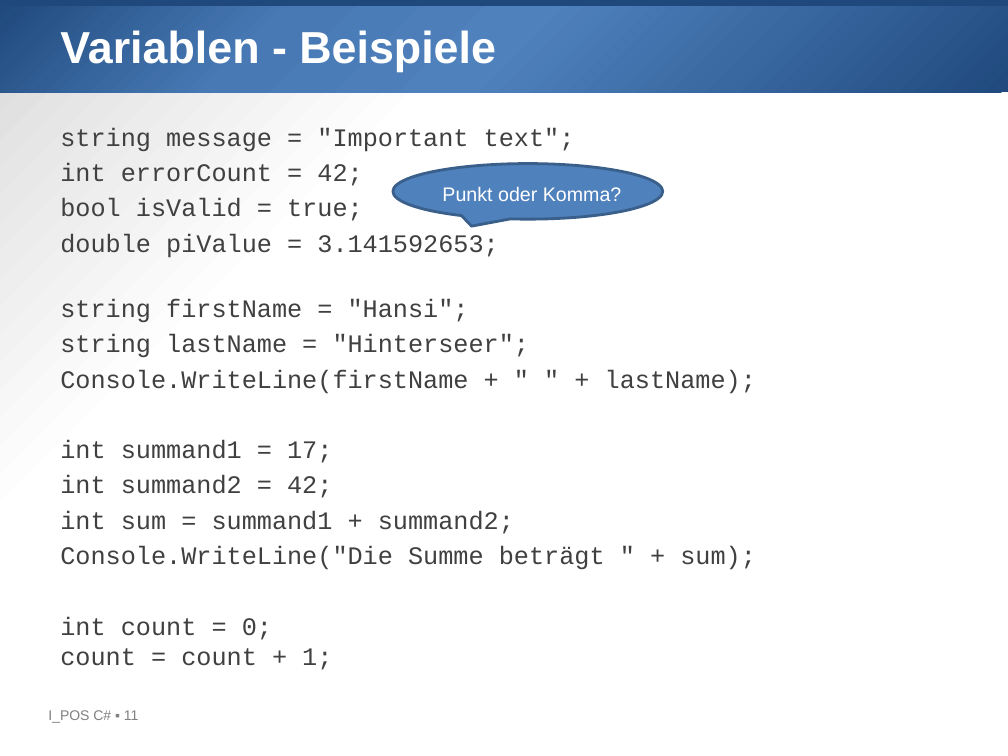
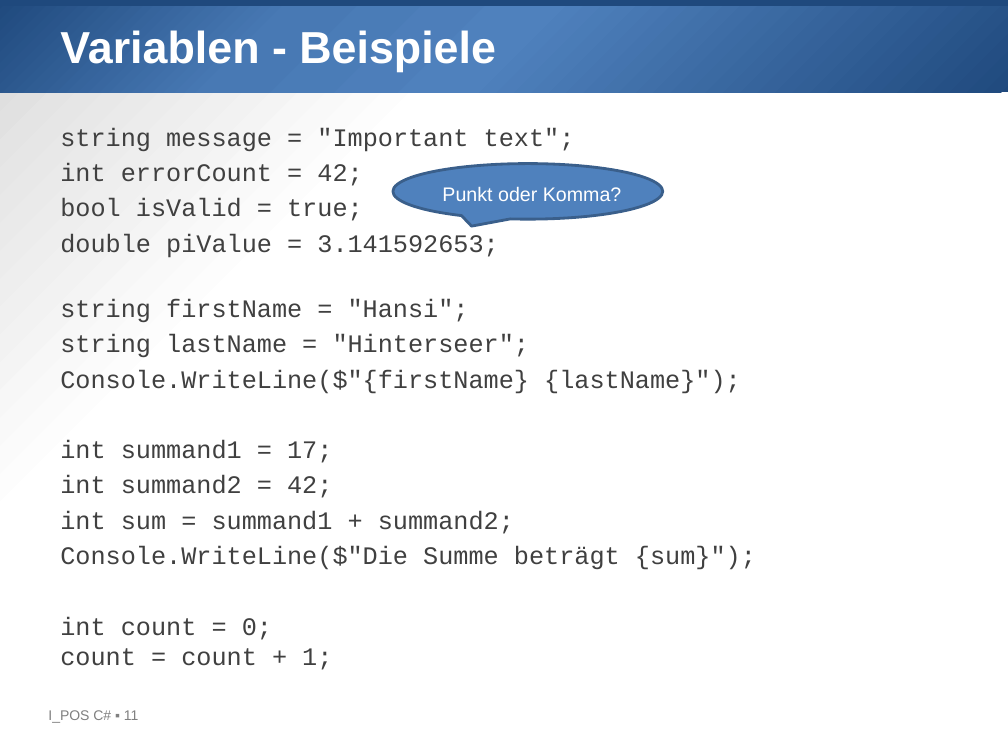
Before and after one commit to htl-leo-prog-1/examples-ha, a slide deck: slide 11 of 02_Variablen/02_Variablen.pptx. Drawn at 1008x756 pixels with LibreOffice and Linux fonts; fonts in the diff are those of the drawing; background and template pictures are left out. Boxes give left, top, right and bottom in pixels: in the first picture for what was removed or moved away, otherwise in the second. Text is boxed around its words. In the diff, an @@ line names an element or a change of style, - is before the commit and + after.

```diff
--- a/02_Variablen/02_Variablen.pptx
+++ b/02_Variablen/02_Variablen.pptx
@@ text at (60, 369, 741, 394): text changed @@
-Console.WriteLine(firstName + " " + lastName);
+Console.WriteLine($"{firstName} {lastName}");
@@ text at (60, 546, 756, 570): text changed @@
-Console.WriteLine("Die Summe beträgt " + sum);
+Console.WriteLine($"Die Summe beträgt {sum}");
```
Also in this commit, not shown: 4 other files.
